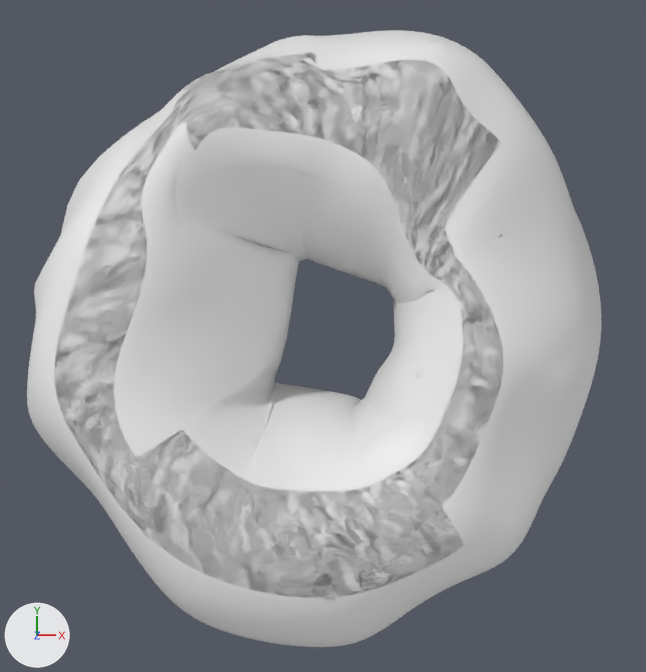
A saved change to the Blender file donut.blend.
Both versions are drawn from a 50 mm camera at (0.0013, -0.0013, 0.1414) aimed at (0.0013, -0.0013, -0.0001). The lights are fixed; the arrows at lower left show +X, +Y and +Z.

Objects in the first picture: 'Donut', 'Icing'.
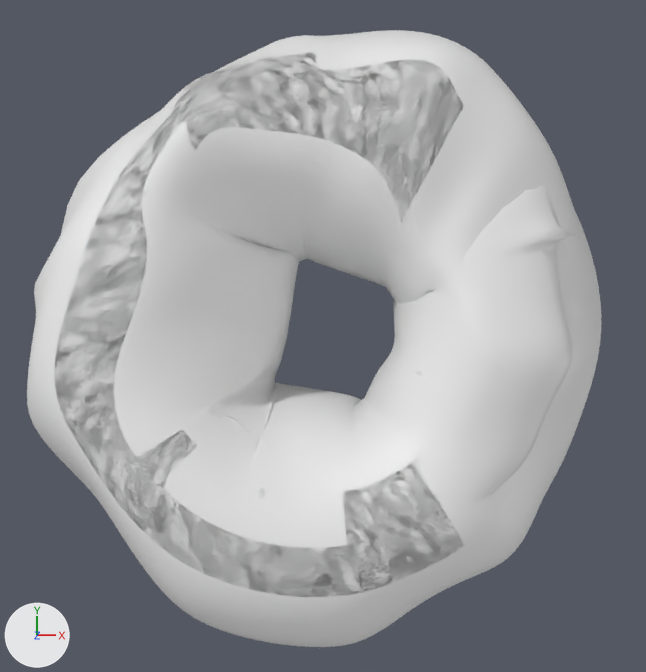
Commit message: modify icing vertices

What differs and where, as boxes (x1, y1, x2, y2) in the pictures (646 x 672 px; the box of a moved part takes in the faces that stretch with it):
'Icing', reshaped (6% wider)
    before: (35, 37, 524, 608)
    after: (55, 52, 575, 597)
part 1 of me_torus_001, moved or reshaped
    before: (433, 101, 524, 350)
    after: (457, 186, 575, 500)

The change in detail:
me_torus_001 is used by ob_icing; location (0.0, 0.0, 0.0).
me_torus_001 had 196 vertices, 150 faces, 3 loose edges and spanned x -0.0414..0.036, y -0.0447..0.0441, z 0.0079..0.0203.
me_torus_001 now has 193 vertices, 145 faces, 4 loose edges and spans x -0.0414..0.0421, y -0.0447..0.0434, z 0.0079..0.0203.
Part 1, on me_torus_001:
5 vertices are removed from x 0.0271..0.036, y 0.0017..0.0252, z 0.0094..0.0147.
8 faces are deleted.
1 loose edge is deleted.
5 vertices move from x 0.0271..0.0346, y -0.0221..0.029, z 0.0116..0.0146 to x 0.0342..0.0421, y -0.0212..0.0264, z 0.0106..0.0132.
5 vertices are added at (0.0239, 0.003, 0.0167), (0.0397, 0.0026, 0.0123), (0.0387, 0.013, 0.0123), (0.0375, 0.0131, 0.013), (0.0378, 0.0244, 0.0124).
2 loose edges are added.
7 new faces join them.
